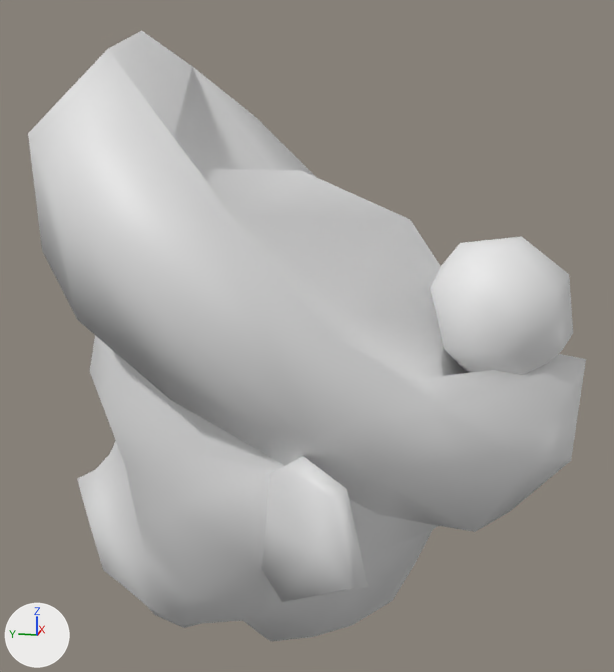
Before and after pictures for a commit that changed the glTF model assets/Converted Models/HairStyle/Human Female/Female monkey head.glb.
Before and after are seen from a 50 mm camera at (-0.438, -0.085, 0.2) aimed at (0.002, 0.003, 0.09). The lights are fixed; the arrows at lower left show +X, +Y and +Z. The picture after the commit comes second.

Objects in the first picture: '��ͷ_2'.
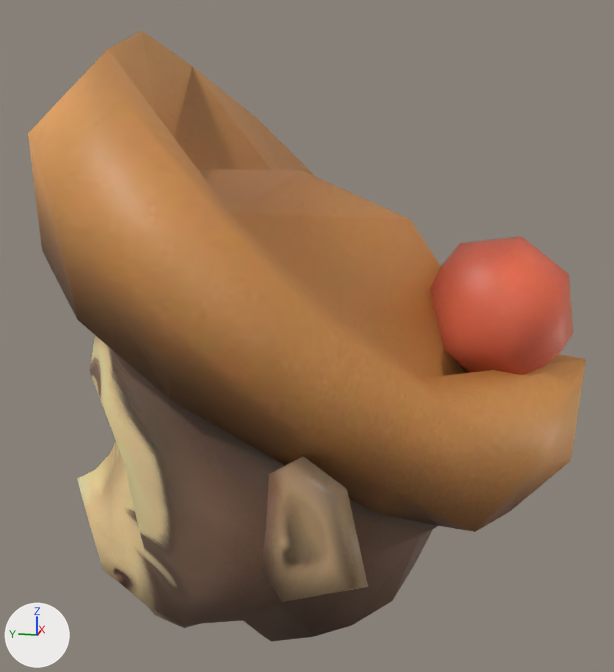
Location of each change, [x1, y1, x2, y2] in pixels of the pictures (614 x 672 px):
'��ͷ_2', recoloured (white to brown): [28, 31, 586, 642] in both

The edits, one by one:
Picture 'tex_7199994178434900031' (img_tex_7199994178434900031) is new.
Material '猴头_2_mat' (mat_猴头_2_mat) is new.
Its texture is img_tex_7199994178434900031.
me_ͷ_2_001 has 205 vertices, 400 faces and spans x -0.131..0.131, y -0.142..0.143, z -0.089..0.248.
me_ͷ_2_001 gains material mat_猴头_2_mat (picture img_tex_7199994178434900031).
